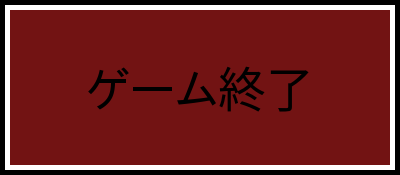
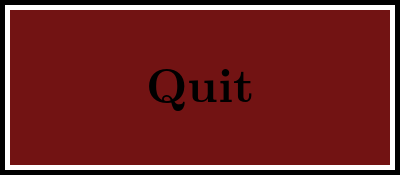
Layered file, before and after one edit (400 × 175). Changes by layer:
renamed "ゲーム終了" to "Quit", painted on it over [88, 66, 309, 112]
